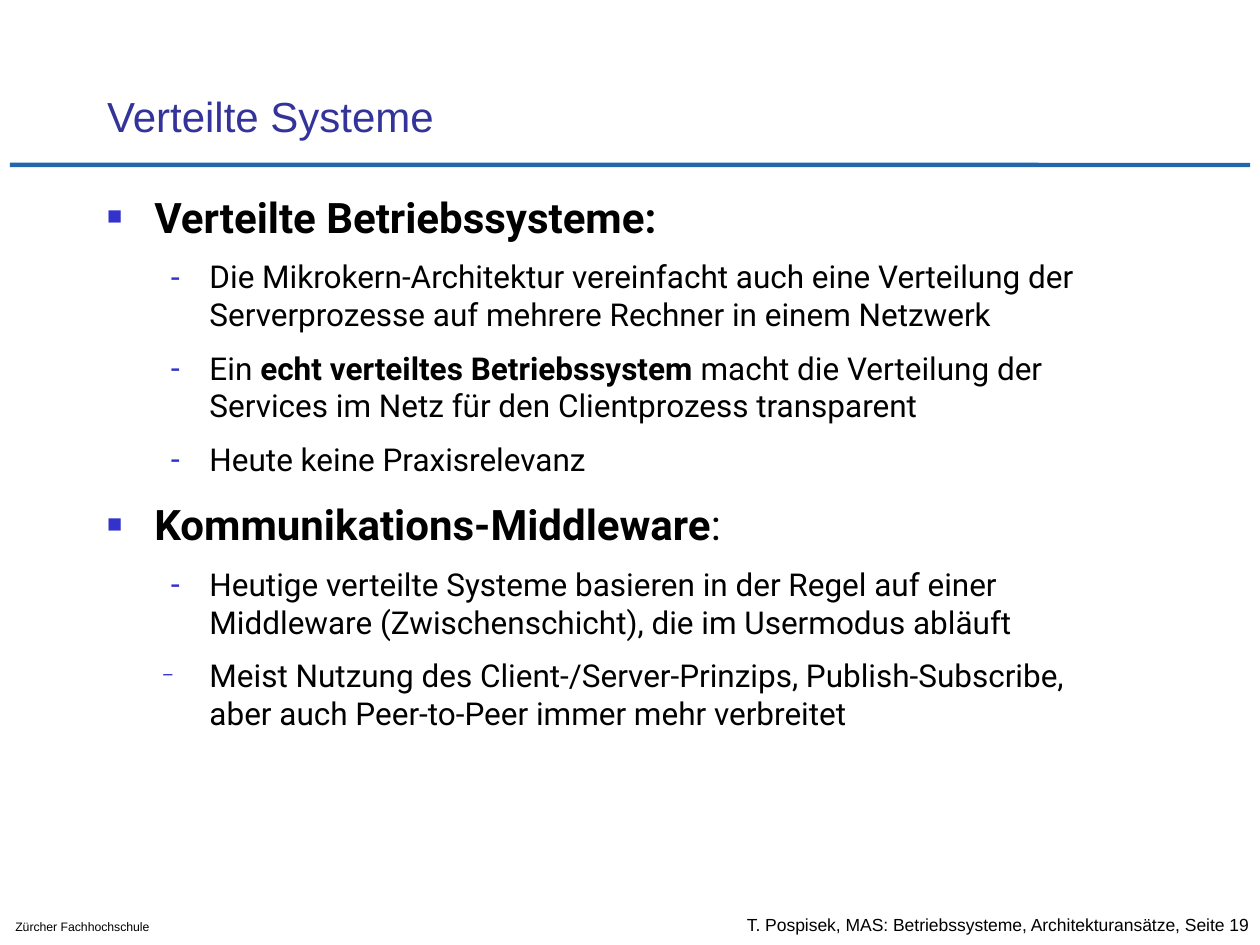
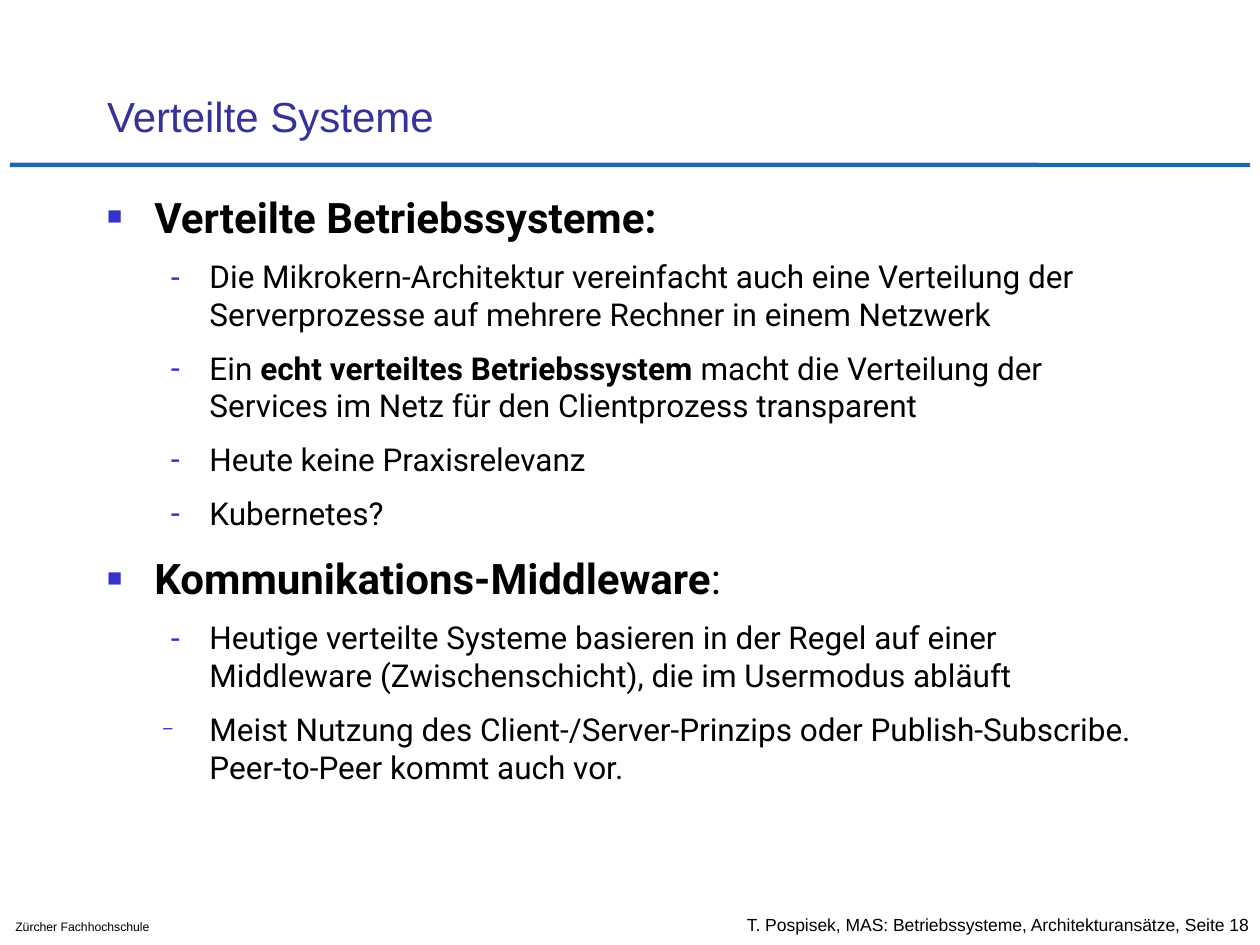
Before and after one commit to tpo/betriebssysteme, a slide deck: slide 18 of 02-2_Architekturansätze.odp (slide 19 before the commit). Drawn at 1260x945 pixels with LibreOffice and Linux fonts; fonts in the diff are those of the drawing; background and template pictures are left out. Boxes give left, top, right and bottom in pixels: in the first picture for what was removed or moved away, otherwise in the second. Text is boxed around its words. In the diff, an @@ line names an element or a change of style, - is before the commit and + after.

Commit message:
diverse Änderungen
S.5 Formattierung
S.6 alte Ringe 1 + 2 rausgeschmissen, System Management Engine in Ring -2 erwähnt
S.14 Unix Schichten Model (extrem ähnlich wie Linux Schichten Model) gelöscht
S.15 Linux Schichten Model angepasst
S.18 Kubernetes als "verteiltes Betriebssytem?" erwähnt
S.18 Formulierung etwas abgeschwächt ("immer mehr" ... naja)
S.30 Bytecode wird heute meist JIT'ed
S.30 *ausführbare* Programme werden unabhängig von CPU Arch!
S.33 HaaS eingefüht

```diff
--- a/02-2_Architekturansätze.odp
+++ b/02-2_Architekturansätze.odp
@@ text at <box>209,501,383,526</box>: paragraph added @@
+  – Kubernetes?
@@ text at <box>209,717,1131,748</box>: text changed @@
-    − Meist Nutzung des Client-/Server-Prinzips, Publish-Subscribe, aber auch Peer-to-Peer immer mehr verbreitet
+    − Meist Nutzung des Client-/Server-Prinzips oder Publish-Subscribe. Peer-to-Peer kommt auch vor.
@@ text at <box>747,918,1248,935</box>: text changed @@
-T. Pospisek, MAS: Betriebssysteme, Architekturansätze, Seite 19
+T. Pospisek, MAS: Betriebssysteme, Architekturansätze, Seite 18
```
Also in this commit, not shown: 5 other slides changed, 1 slide removed, 1 other file.
